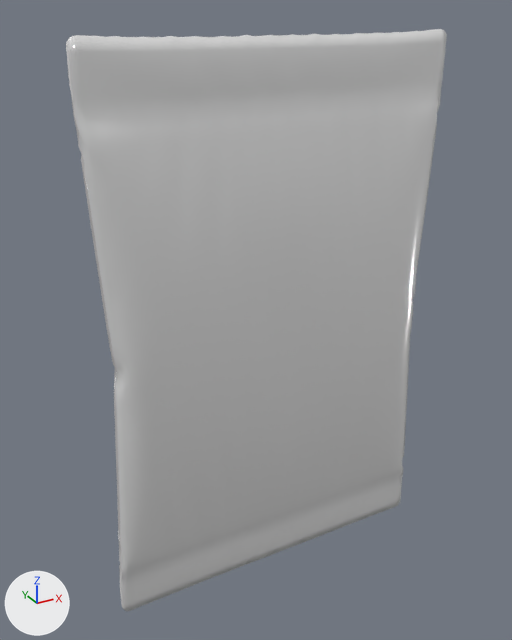
The glTF model public/booster.glb: old version first, new version second.
Before and after are seen from a 50 mm lens placed at (-0.824, -1.388, 0.743), pointed at (-0.04, 0.038, 0.031). Lighting does not change. The marker at lower left points along +X, +Y and +Z. Vertices at the same position are counted once.

Names of what the first picture shows: 'Booster Pack'.
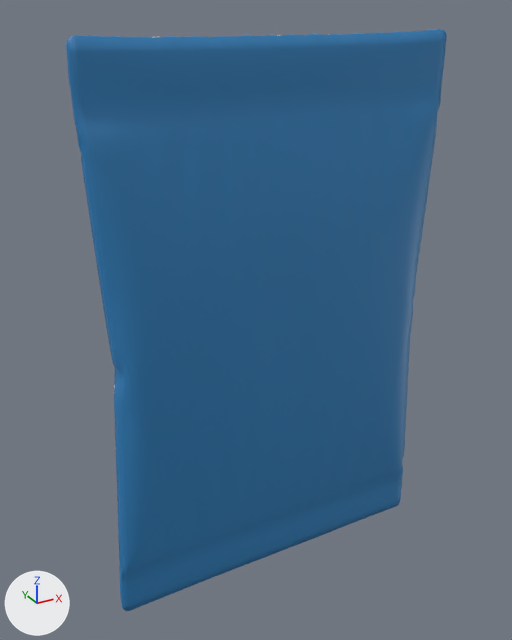
Commit message: fixed booster model

Where the change shows, as pixel boxes [x1, y1, x2, y2] in the pictures (512 x 640 px):
part 1 of me_cube_002, recoloured (white to blue): [66, 29, 447, 611] in both

The change, as a diff of the scene's bpy script:
```diff
--- a/public/booster.glb.py
+++ b/public/booster.glb.py
@@ mat_booster_front_1 @@
+mat_booster_front_1 = principled_material('booster_front')
+mat_booster_front_1.base_color = (0.028, 0.217, 0.5)  # blue #2f80bc
@@ me_cube_002 @@
 # used by ob_booster_pack; location = (0.0, 0.0, 0.0)
-me_cube_002.from_pydata(...)  # 5243 vertices, 10482 faces; spans x -0.459..0.459, y -0.051..0.051, z -0.699..0.698
+me_cube_002.from_pydata(...)  # 5244 vertices, 10483 faces; spans x -0.459..0.459, y -0.051..0.051, z -0.699..0.698
+# me_cube_002 part 1: 5560 faces spanning x -0.459..0.459, y -0.051..0.032, z -0.699..0.698 switch from mat_booster_front (white #ffffff) to mat_booster_front_1 (blue #2f80bc)
 me_cube_002.materials.append(mat_booster_back)
```
